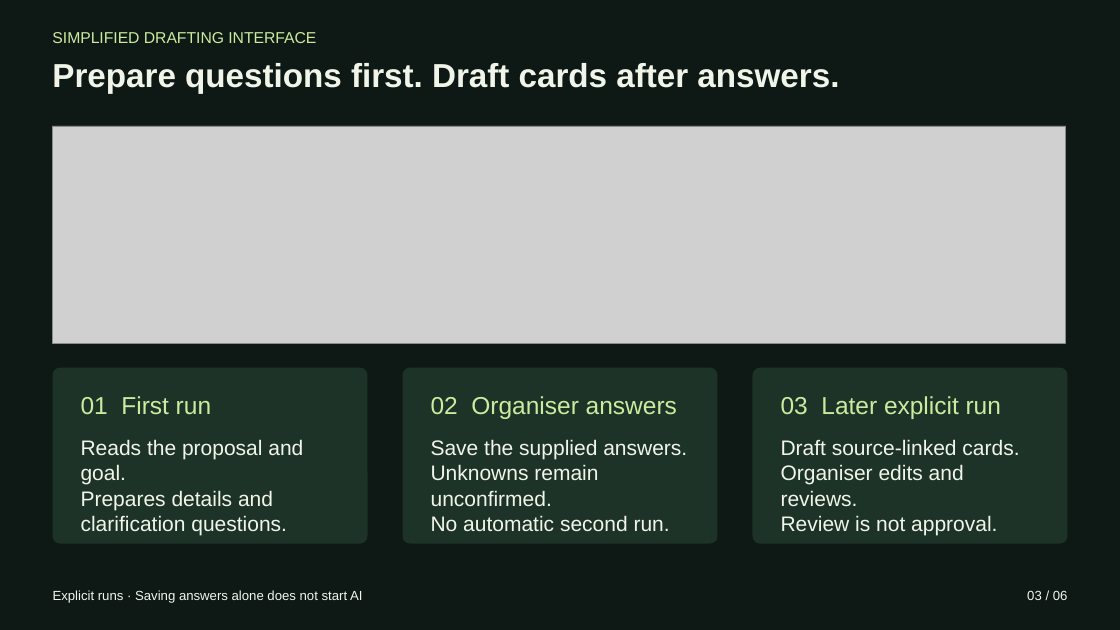
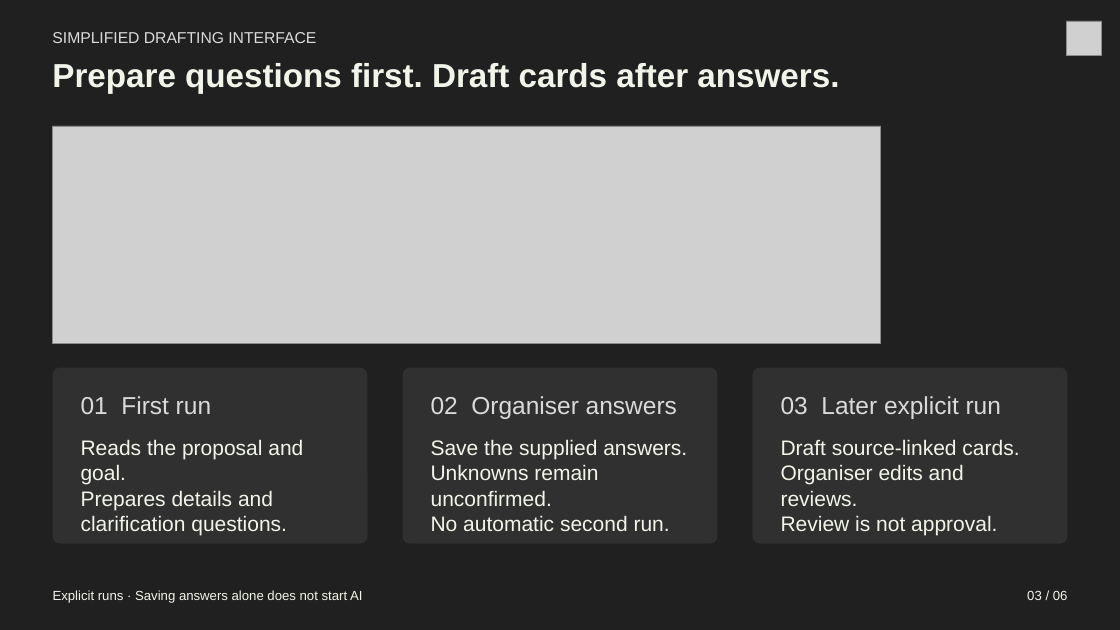
Before and after one commit to ryuhanbin/sponsorbridge-hackathon, a slide deck: slide 3 of slides/SponsorBridge-pitch.pptx. Drawn at 1120x630 pixels with LibreOffice and Linux fonts; fonts in the diff are those of the drawing; grey boxes stand for pictures. Boxes give left, top, right and bottom in pixels: in the first picture for what was removed or moved away, otherwise in the second. Text is boxed around its words. In the diff, an @@ line names an element or a change of style, - is before the commit and + after.

```diff
--- a/slides/SponsorBridge-pitch.pptx
+++ b/slides/SponsorBridge-pitch.pptx
@@ rectangle at bbox=[0, 0, 1120, 630]: fill #0E1915 to #202020 @@
@@ picture added at bbox=[1066, 21, 1102, 56] @@
@@ picture: place and size @@
-picture at bbox=[52, 126, 1065, 343]
+picture at bbox=[52, 126, 881, 343]
@@ fill #1D3328 to #303030 in 3 elements at bbox=[52, 368, 367, 544], bbox=[402, 368, 718, 544], bbox=[753, 368, 1068, 544] @@
@@ text colour #CDEA9F to #DADADA in 4 elements at bbox=[52, 32, 316, 43], bbox=[81, 396, 211, 414], bbox=[431, 396, 677, 419], bbox=[781, 396, 1001, 419] @@
```
Also in this commit, not shown: 5 other slides changed, 15 other files.
